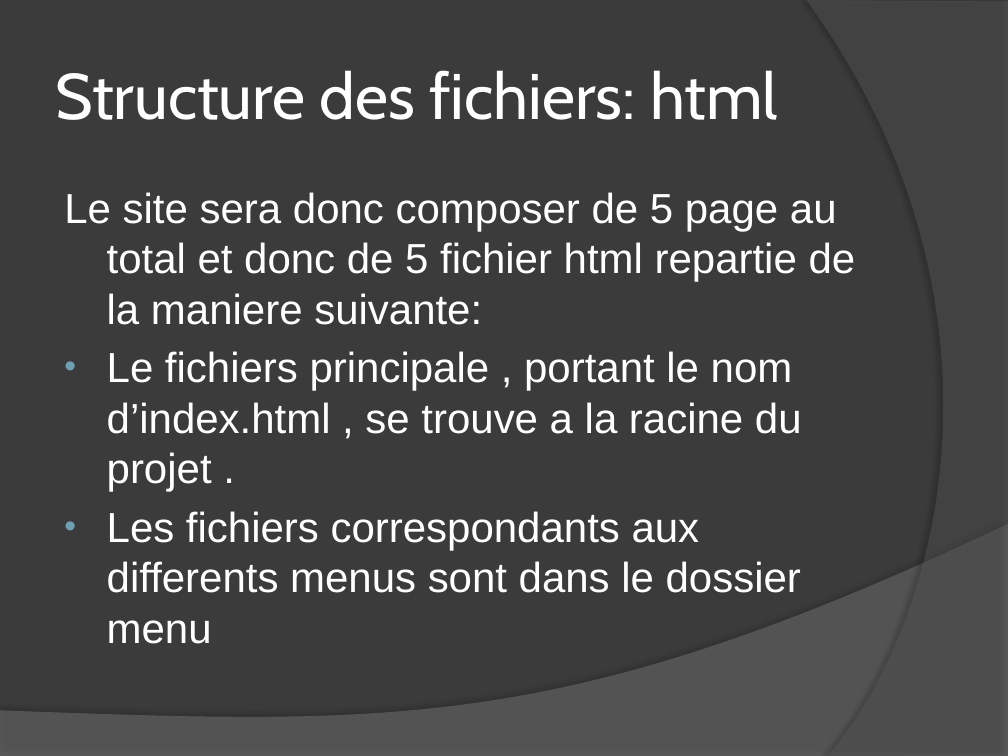
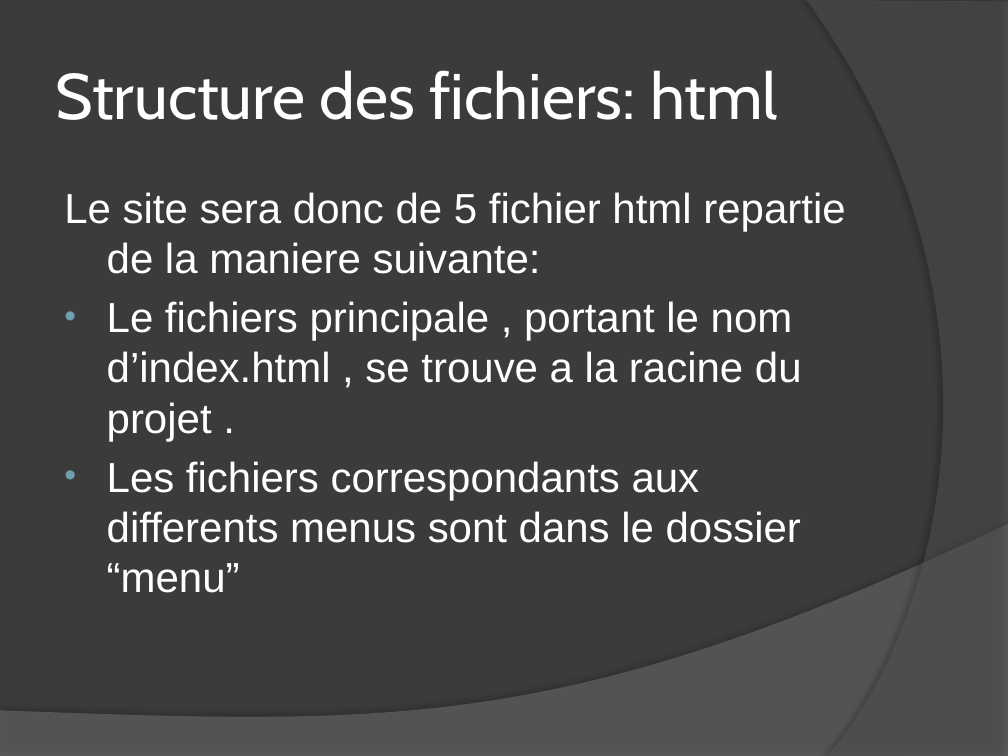
Before and after one commit to Mahamadou828/projet-op-3, a slide deck: slide 5 of Ohmyfood.pptx. Drawn at 1008x756 pixels with LibreOffice and Linux fonts; fonts in the diff are those of the drawing. Boxes give left, top, right and bottom in pixels: in the first picture for what was removed or moved away, otherwise in the second. Text is boxed around its words. In the diff, an @@ line names an element or a change of style, - is before the commit and + after.

```diff
--- a/Ohmyfood.pptx
+++ b/Ohmyfood.pptx
@@ text at (64, 192, 845, 274): text changed @@
-Le site sera donc composer de 5 page au total et donc de 5 fichier html repartie de la maniere suivante:
+Le site sera donc de 5 fichier html repartie de la maniere suivante:
@@ text at (107, 461, 801, 593): text changed @@
-• Les fichiers correspondants aux differents menus sont dans le dossier menu
+• Les fichiers correspondants aux differents menus sont dans le dossier “menu”
```
Also in this commit, not shown: 6 other slides changed, 13 other files.
